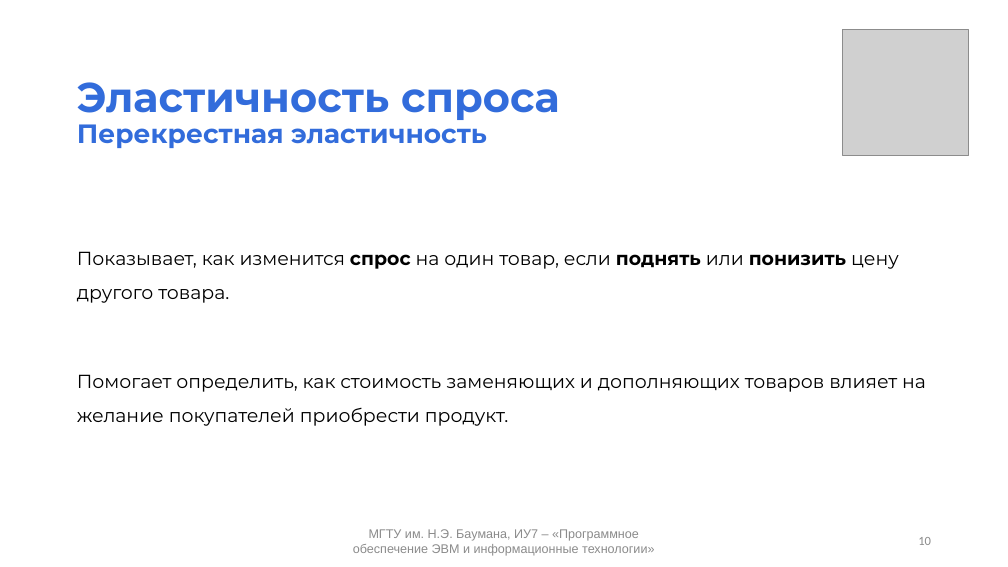
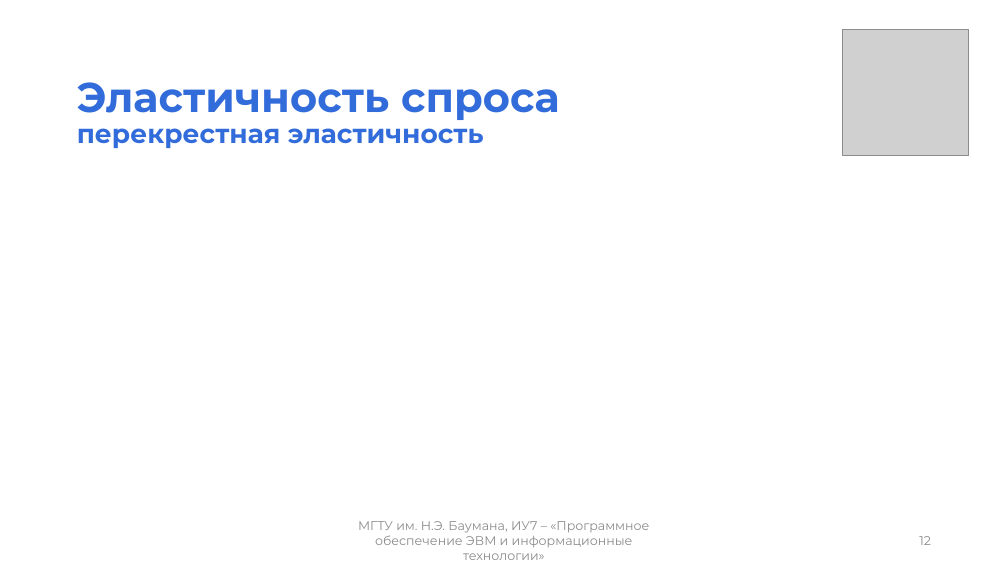
Before and after one commit to mshsvnv/Economics, a slide deck: slide 12 of module_01/pres.pptx (slide 10 before the commit). Drawn at 1008x567 pixels with LibreOffice and Linux fonts; fonts in the diff are those of the drawing; grey boxes stand for pictures. Boxes give left, top, right and bottom in pixels: in the first picture for what was removed or moved away, otherwise in the second. Text is boxed around its words. In the diff, an @@ line names an element or a change of style, - is before the commit and + after.

```diff
--- a/module_01/pres.pptx
+++ b/module_01/pres.pptx
@@ title at (77,82,560,148): text changed @@
-Эластичность спроса
-Перекрестная эластичность
+Эластичность спроса
+перекрестная эластичность
@@ text removed at (77,251,926,426) @@
-Показывает, как изменится спрос на один товар, если поднять или понизить цену другого товара.
-Помогает определить, как стоимость заменяющих и дополняющих товаров влияет на желание покупателей приобрести продукт.
@@ text "МГТУ им. Н.Э. Баумана, ИУ7 ..." at (358,521,649,560): font Arial to Montserrat @@
@@ page number at (919,536,931,545): text changed; font Calibri to Montserrat @@
-10
+12
```
Also in this commit, not shown: 11 other slides changed, 4 slides added, 5 other files.
